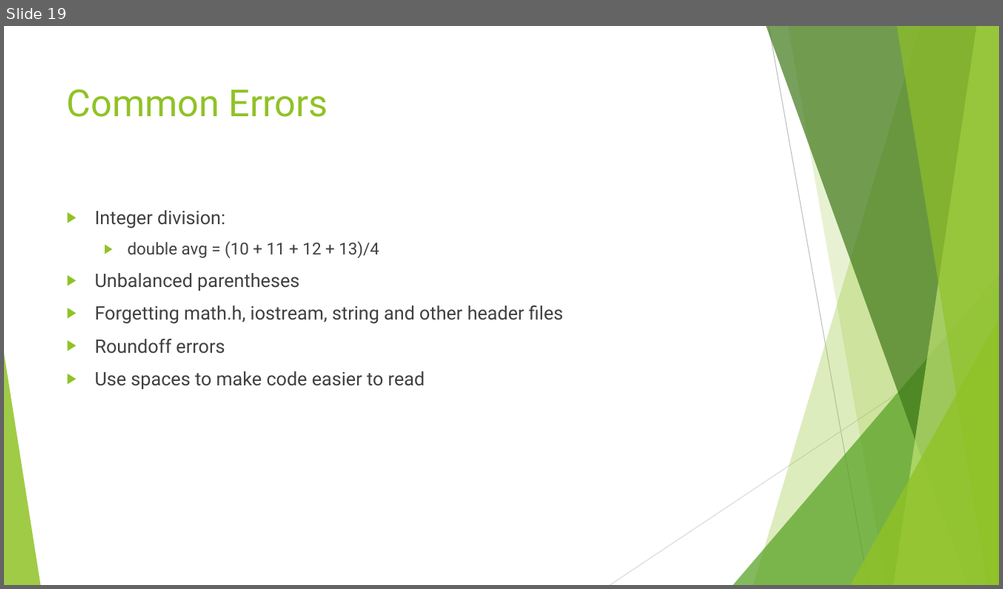
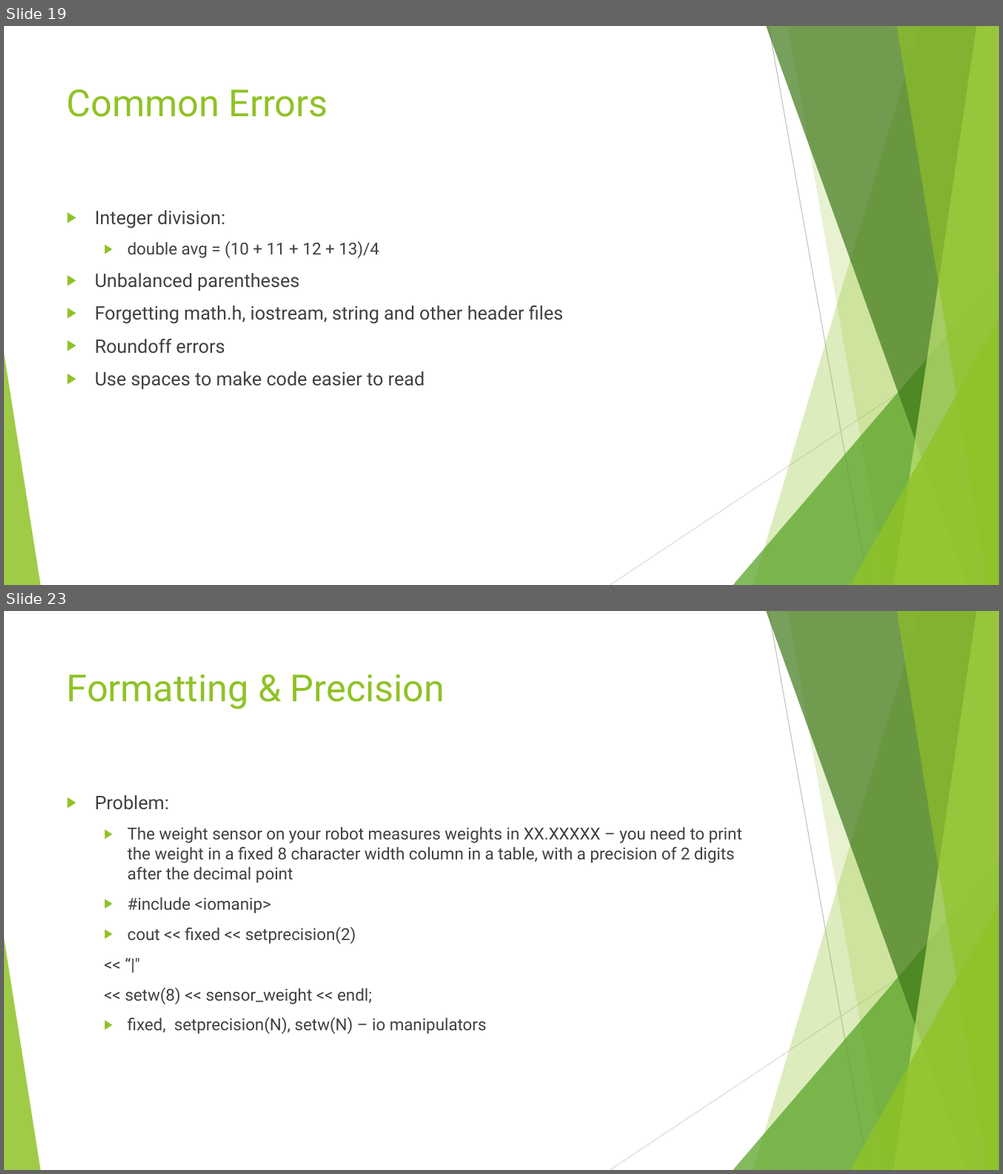
Before and after one commit to AnthemBolts/cpp-class, a slide deck: slides/Intro to C++ 2.pptx. Shown one above the other, each under a label of ours: slide 19 before the commit, slides 19 and 23 after it; the slides between them are not shown. The pictures are 1003x589 and 1003x1174 pixels, drawn with LibreOffice and Linux fonts; fonts in the diff are those of the drawing. Boxes give left, top, right and bottom in pixels: in the first picture for what was removed or moved away, otherwise in the second. Text is boxed around its words. In the diff, an @@ line names an element or a change of style, - is before the commit and + after.

```diff
--- a/slides/Intro to C++ 2.pptx
+++ b/slides/Intro to C++ 2.pptx
@@ slide 23 added at bbox=[4, 611, 999, 1170], background #FFFFFF; not listed: 10 template elements that a slide beside it also shows @@
@@ title added at bbox=[67, 674, 445, 709], 36 pt, text #90C226 @@
+Formatting & Precision
@@ text added at bbox=[95, 795, 742, 1034], 16 pt, text #404040 @@
+▶ Problem:
+  ▶ The weight sensor on your robot measures weights in XX.XXXXX – you need to print the weight in a fixed 8 character width column in a table, with a precision of 2 digits after the decimal point
+  ▶ #include <iomanip>
+  ▶ cout << fixed << setprecision(2)
+  << “|"
+  << setw(8) << sensor_weight << endl;
+  ▶ fixed, setprecision(N), setw(N) – io manipulators
```
Also in this commit, not shown: 2 slides changed, 7 other slides added.
